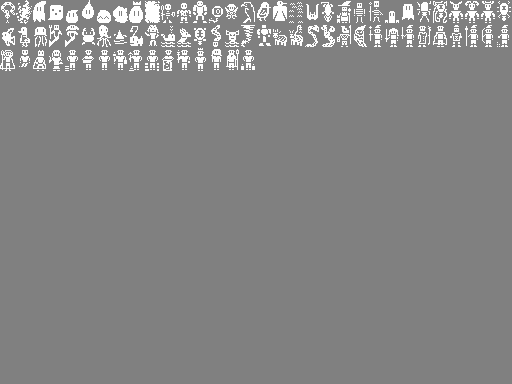
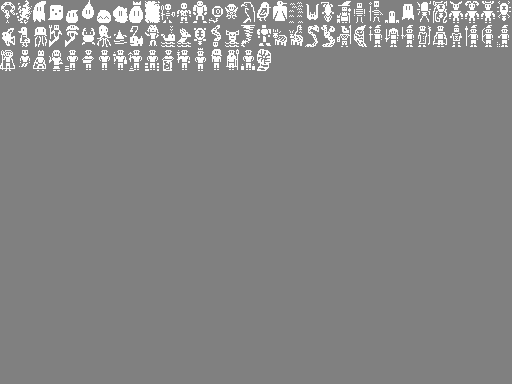
Revision of a layered (512, 384) image; what changed, layer by layer:
painted on "Background" over 257, 49, 271, 71
